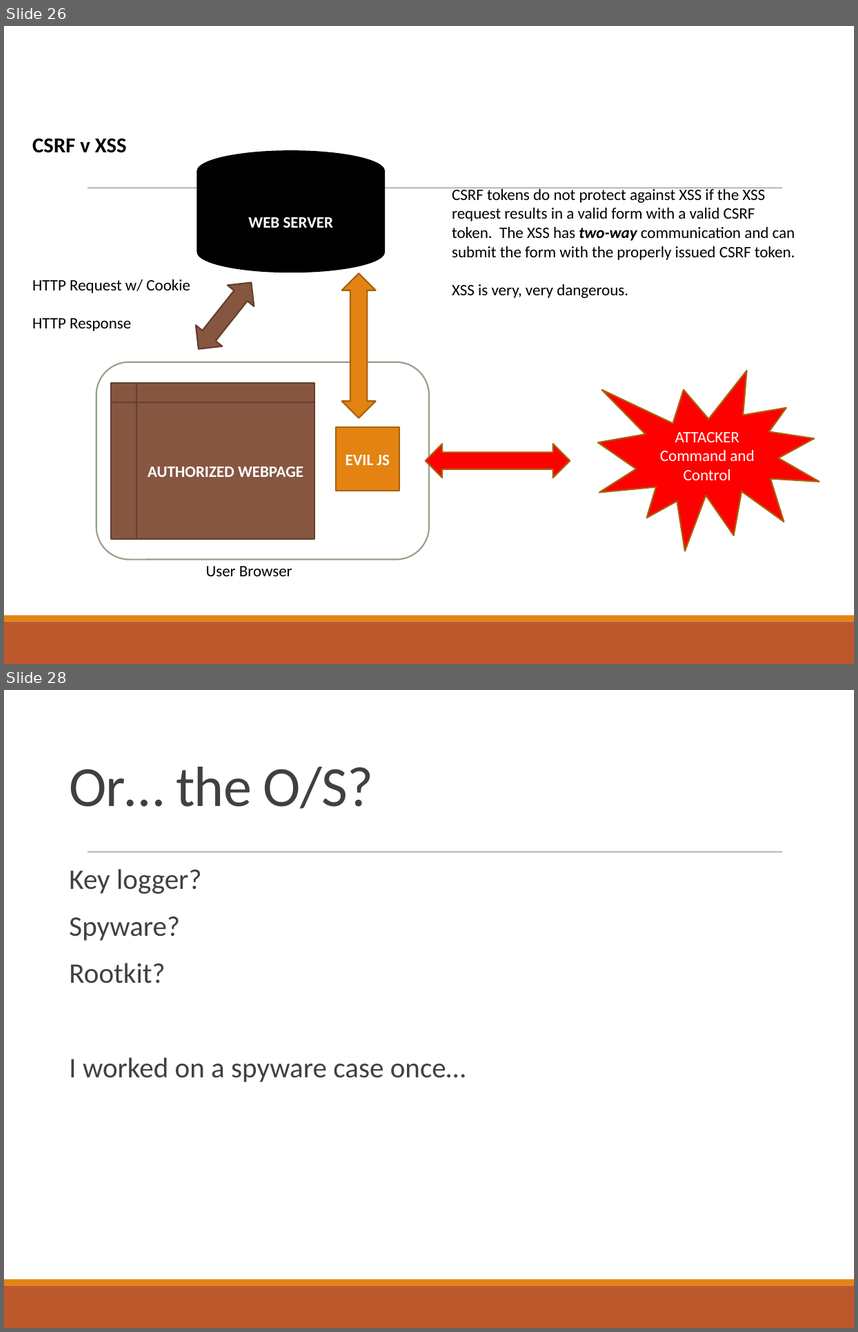
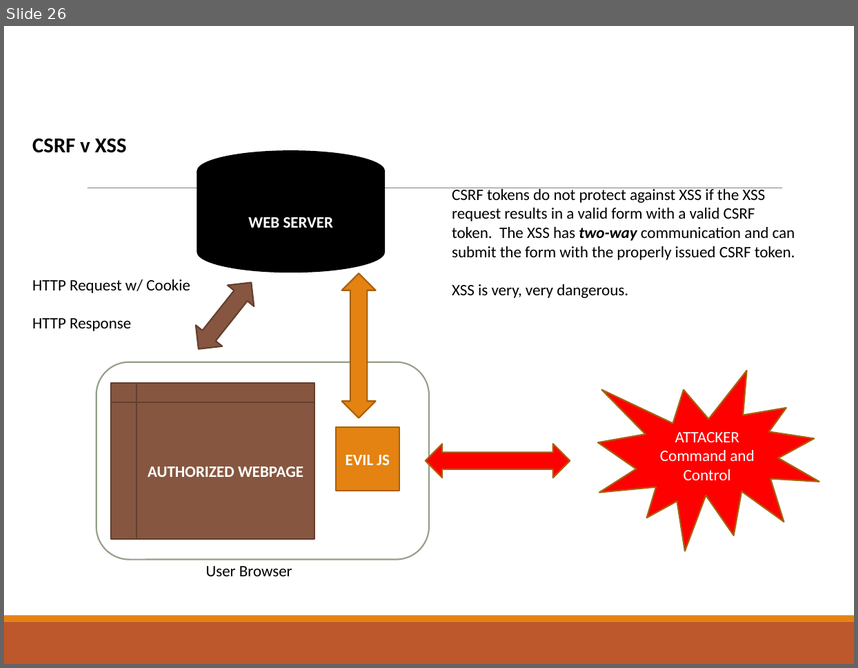
Before and after one commit to CrimsonVista/UTAustin-Courses, a slide deck: 2021fa_cs361s/slides/10_web_threats.pptx. Shown one above the other, each under a label of ours: slides 26 and 28 before the commit, slide 26 after it; the slides between them are not shown. The pictures are 858x1332 and 858x668 pixels, drawn with LibreOffice and Linux fonts; fonts in the diff are those of the drawing. Boxes give left, top, right and bottom in pixels: in the first picture for what was removed or moved away, otherwise in the second. Text is boxed around its words. In the diff, an @@ line names an element or a change of style, - is before the commit and + after.

```diff
--- a/2021fa_cs361s/slides/10_web_threats.pptx
+++ b/2021fa_cs361s/slides/10_web_threats.pptx
@@ slide 28 removed at [4,690,854,1328], background #FFFFFF; not listed: 3 template elements that a slide beside it also shows @@
@@ title removed at [69,767,373,809] @@
-Or… the O/S?
@@ text removed at [69,869,466,1082] @@
-  Key logger?
-  Spyware?
-  Rootkit?
-  I worked on a spyware case once…
```
Also in this commit, not shown: 11 other slides removed, 2 other files.
